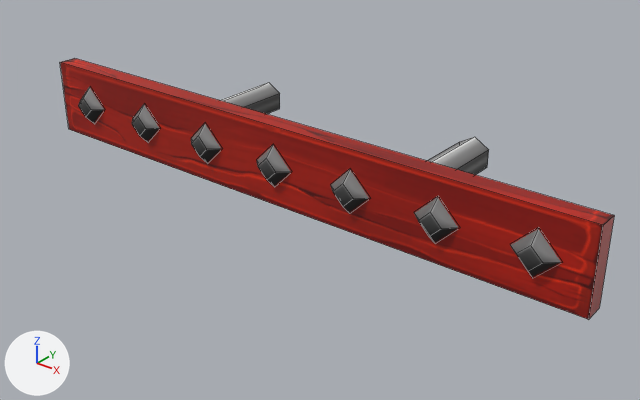
One commit to the FBX model Assets/Art/Models/Obstacles/walls/wall_red_04.fbx: the scene before it, then after it.
One viewpoint serves both versions: a 50 mm lens placed at (2.55, -2.88, 1.87), pointed at (0.12, 0.15, -0.01). The axes (+X, +Y, +Z) are drawn at lower left. The lights are the same throughout. Mesh edges are drawn as thin lines. Where no turn or scale is listed for an object, it has been applied to the vertices.

In view in the first picture: 'spring_8', 'spring_9', 'wall_8'.
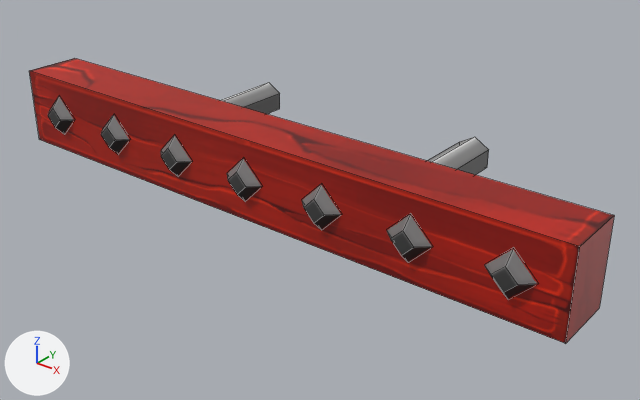
Location of each change, (x1, y1, x2, y2) in pixels of the pictures (640 x 400 px; the box of a moved part takes in the faces that stretch with it):
'wall_8', reshaped, turned: before (60, 58, 614, 319); after (29, 58, 614, 344)
part 1 of me_mesh_001, moved or reshaped: before (510, 229, 561, 278); after (485, 249, 537, 299)
part 2 of me_mesh_001, moved or reshaped: before (414, 197, 458, 243); after (387, 215, 432, 262)
part 3 of me_mesh_001, moved or reshaped: before (331, 170, 369, 213); after (302, 185, 341, 229)
part 4 of me_mesh_001, moved or reshaped: before (257, 145, 291, 186); after (227, 159, 261, 201)
part 5 of me_mesh_001, moved or reshaped: before (191, 124, 221, 163); after (161, 135, 192, 176)
part 6 of me_mesh_001, moved or reshaped: before (132, 105, 159, 142); after (101, 115, 130, 154)
part 7 of me_mesh_001, moved or reshaped: before (78, 87, 104, 123); after (48, 97, 74, 134)
part 8 of me_mesh_001, moved or reshaped: before (60, 58, 610, 319); after (29, 58, 610, 344)

The change, as a list of edits to the scene's bpy script:
```text
Change me_mesh_001:
    where me_mesh_001.from_pydata(...)  # 64 vertices, 41 faces; spans x -157.0..157.0, y -20.0..20.0, z -7.0..7.0
    used by ob_wall_8; parent = ob_wall_red_04; location = (0.0, 0.0, 30.46)
    me_mesh_001 part 1: the loose piece of 8 vertices spanning x 122.0..144.0, y -11.0..11.0, z 2.0..7.0 is turned -180 degrees about the y axis through its middle, then moved by (-266.0, 0.0, -30.0)
    me_mesh_001 part 2: the loose piece of 8 vertices spanning x 78.0..100.0, y -11.0..11.0, z 2.0..7.0 is turned -180 degrees about the y axis through its middle, then moved by (-178.0, 0.0, -30.0)
    me_mesh_001 part 3: the loose piece of 8 vertices spanning x 33.0..56.0, y -11.0..11.0, z 2.0..7.0 is turned -180 degrees about the y axis through its middle, then moved by (-89.0, 0.0, -30.0)
    me_mesh_001 part 4: the loose piece of 8 vertices spanning x -11.0..11.0, y -11.0..11.0, z 2.0..7.0 is turned -180 degrees about the y axis through its middle, then moved by (0.0, 0.0, -30.0)
    me_mesh_001 part 5: the loose piece of 8 vertices spanning x -56.0..-33.0, y -11.0..11.0, z 2.0..7.0 is turned -180 degrees about the y axis through its middle, then moved by (89.0, 0.0, -30.0)
    me_mesh_001 part 6: the loose piece of 8 vertices spanning x -100.0..-78.0, y -11.0..11.0, z 2.0..7.0 is turned -180 degrees about the y axis through its middle, then moved by (178.0, 0.0, -30.0)
    me_mesh_001 part 7: the loose piece of 8 vertices spanning x -144.0..-122.0, y -11.0..11.0, z 2.0..7.0 is turned 180 degrees about the y axis through its middle, then moved by (266.0, 0.0, -30.0)
    me_mesh_001 part 8: the loose piece of 8 vertices spanning x -157.0..157.0, y -20.0..20.0, z -7.0..3.0 is scaled about its middle by (-1, 1, -3.01), then moved by (0.0, 0.0, -5.0)
Change ob_wall_8:
    ob_wall_8.rotation_euler: (0.0, 0.0, 0.0) -> (0.0, -3.142, 0.0)  # degrees (0, 0, 0) -> degrees (0, -180, 0)
```
